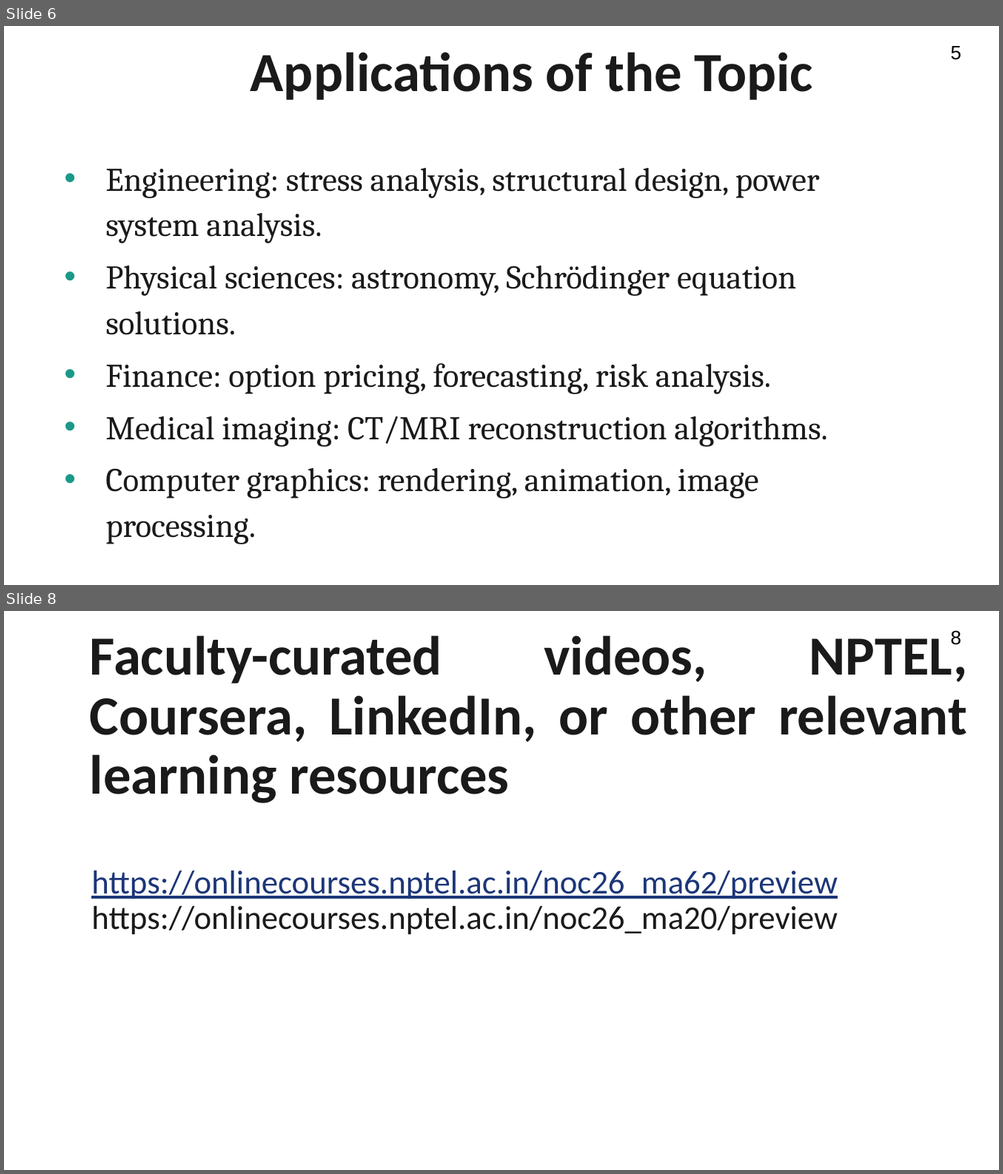
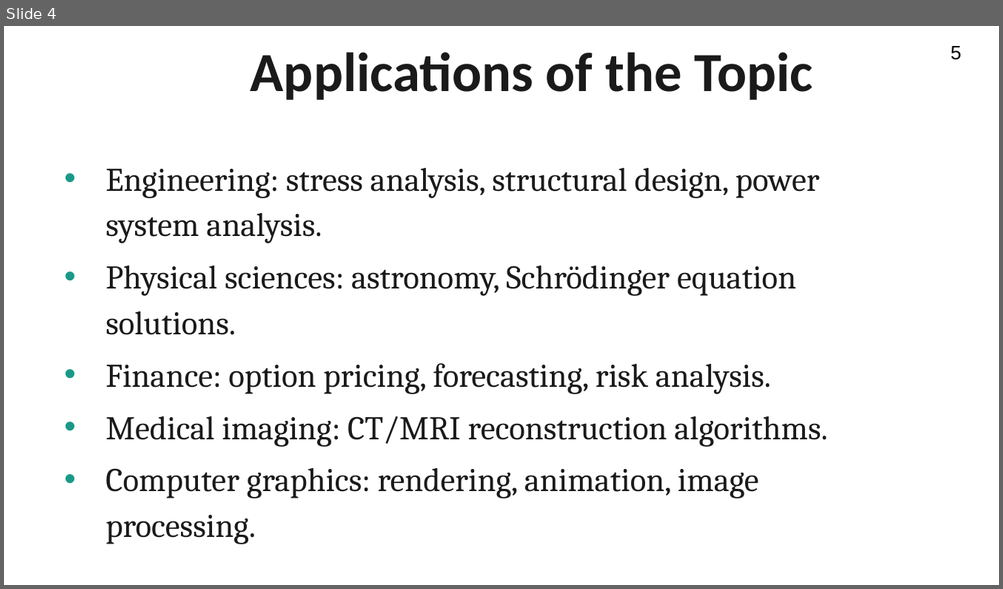
Before and after one commit to Shashankesi/Numerical_Methods, a slide deck: PPT/Unit-1/PPT - Lecture 1.1 .pptx. Shown one above the other, each under a label of ours: slides 6 and 8 before the commit, slide 4 after it; the slides between them are not shown. The pictures are 1003x1174 and 1003x589 pixels, drawn with LibreOffice and Linux fonts; fonts in the diff are those of the drawing; background and template pictures are left out. Boxes give left, top, right and bottom in pixels: in the first picture for what was removed or moved away, otherwise in the second. Text is boxed around its words. In the diff, an @@ line names an element or a change of style, - is before the commit and + after.

```diff
--- a/PPT/Unit-1/PPT - Lecture 1.1 .pptx
+++ b/PPT/Unit-1/PPT - Lecture 1.1 .pptx
@@ slide 8 removed at (4,611,999,1170), background #FFFFFF @@
@@ text removed at (90,630,967,803) @@
-Faculty-curated videos, NPTEL, Coursera, LinkedIn, or other relevant learning resources
@@ text removed at (950,630,962,645) @@
-8
@@ text removed at (91,871,837,935) @@
-https://onlinecourses.nptel.ac.in/noc26_ma62/preview
-https://onlinecourses.nptel.ac.in/noc26_ma20/preview
@@ what was slide 6 is now slide 4 @@
```
Also in this commit, not shown: 5 other slides removed, 1 other file.
